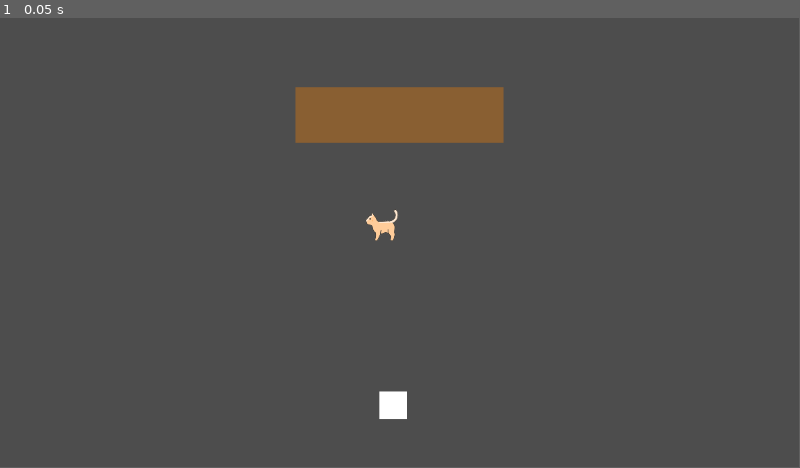
Above: before the commit, frame 1.
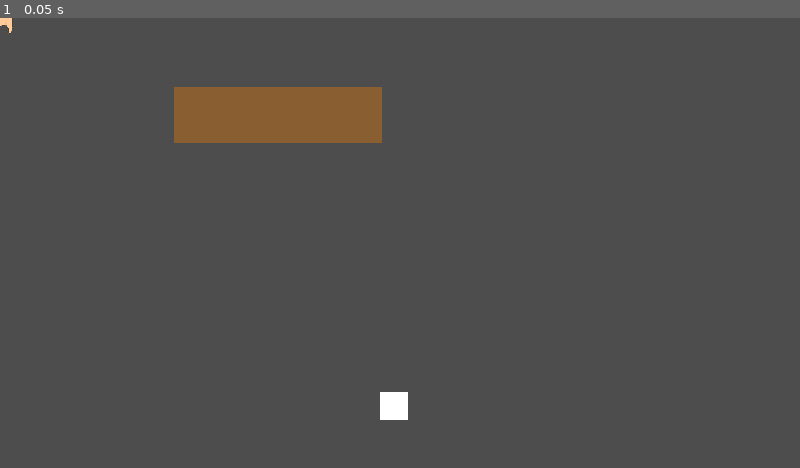
Above: after the commit, the same moment.

Repository: Mateusz-Birembaut/POA_SMA
Game: Godot game, scene res://assets/scene/main.tscn
Two runs of this game, one before a commit and one after it. Both use one fixed random seed, a clock stepped at 60 frames per second and the inputs below.
Inputs:
- Up to frame 1 (0.05 s): no input
In our replay, the window is 799x449 before the commit and 800x450 after it. These sizes can differ from the game's own. Grey fills any space a smaller window leaves; there, only what the larger window draws over its background counts as a difference.

The runs differ from the first frame. In frame 1, 4.0% of the frame differs, in the area x 0-63%, y 0-90%.

Commit message:
test heritage scene agent

Diff:
--- a/assets/code/agent.gd
+++ b/assets/code/agent.gd
@@ -1,8 +1,11 @@
-class_name Agent extends Area2D
+class_name Agent extends Sprite2D
 
 enum States {WORK, CHASE, COMEBACK, LEAVE, COLLECT}
 
 @onready var env = get_parent()
+@onready var agent : CharacterBody2D = $Agent
+@onready var shape : CollisionShape2D = $Shape
+
 var initial_position : Vector2i
 var state : States
 var speed : float
--- a/assets/code/environment.gd
+++ b/assets/code/environment.gd
@@ -6,7 +6,7 @@
 
 @onready var desk = %Desk
 
-var student_scene := preload("res://assets/scene/student.tscn")
+var student_scene := preload("res://assets/scene/student2.tscn")
 @onready var prof := %Prof
 
 var agents : Array[Agent]
@@ -14,7 +14,7 @@
 func _ready() -> void:
 	desk.position = Vector2i(get_window().size.x/2-150, 100)
 	prof.position = Vector2i(get_window().size.x/2 - 25, get_window().size.y/2 - 25)
-	agents.append(prof)
+	#agents.append(prof)
 	for i in number_student:
 		var new_student := student_scene.instantiate()
 		new_student.position = Vector2i(100, 0)
--- a/assets/code/student.gd
+++ b/assets/code/student.gd
@@ -9,4 +9,28 @@
 
 
 func _process(delta: float) -> void:
+	# if CHASE => se déplacer vers l'eleve plus proche bonbons
+		# direction = studentPosition - position . normalize
+		# position = position + direction * speed
+	# if COMEBACK => se déplacer vers la table
+		# direction = tablePosition - position . normalize
+		# position = position + direction * speed
+	# if WORK => ne rien faire
+
 	pass
+
+
+
+func see() -> void:
+	# get la position de l'eleve le plus proche  des bonbon qui soit parti
+
+	# si position => déplacer vers l'eleve	= CHASE
+	#if studentPosition != null :
+		# state = CHASE
+	#else:
+
+	# sinon =>
+		# si deja à la table STATE = WORK
+		# sinon revenir vers la table  STATE = COMEBACK
+
+	pass
--- /dev/null
+++ b/assets/scene/agent.tscn
@@ -0,0 +1,9 @@
+[gd_scene load_steps=2 format=3 uid="uid://bifqeet5uhpgr"]
+
+[sub_resource type="RectangleShape2D" id="RectangleShape2D_d4u83"]
+size = Vector2(50, 50)
+
+[node name="Agent" type="CharacterBody2D"]
+
+[node name="Shape" type="CollisionShape2D" parent="."]
+shape = SubResource("RectangleShape2D_d4u83")
--- a/assets/scene/main.tscn
+++ b/assets/scene/main.tscn
@@ -1,7 +1,8 @@
-[gd_scene load_steps=5 format=3 uid="uid://dxe42ghjxf0af"]
+[gd_scene load_steps=6 format=3 uid="uid://dxe42ghjxf0af"]
 
 [ext_resource type="Script" path="res://assets/code/environment.gd" id="1_3dsaf"]
 [ext_resource type="PackedScene" uid="uid://dvaogwyrpvbdq" path="res://assets/scene/prof.tscn" id="2_iwpi7"]
+[ext_resource type="PackedScene" uid="uid://bvdq528k2lhgv" path="res://assets/scene/prof2.tscn" id="3_7q80x"]
 
 [sub_resource type="RectangleShape2D" id="RectangleShape2D_wjmat"]
 size = Vector2(300, 80)
@@ -26,6 +27,10 @@
 
 [node name="Prof" parent="." instance=ExtResource("2_iwpi7")]
 unique_name_in_owner = true
+visible = false
+script = null
+
+[node name="Prof2" parent="." instance=ExtResource("3_7q80x")]
 
 [node name="Candies" type="Area2D" parent="."]
 unique_name_in_owner = true
--- /dev/null
+++ b/assets/scene/prof2.tscn
@@ -0,0 +1,12 @@
+[gd_scene load_steps=4 format=3 uid="uid://bvdq528k2lhgv"]
+
+[ext_resource type="Texture2D" uid="uid://dyt7jlom3h7rq" path="res://assets/img/cat.png" id="1_2nro4"]
+[ext_resource type="Script" path="res://assets/code/prof.gd" id="1_f33ne"]
+[ext_resource type="PackedScene" uid="uid://bifqeet5uhpgr" path="res://assets/scene/agent.tscn" id="2_opiyp"]
+
+[node name="Prof2" type="Sprite2D"]
+scale = Vector2(0.25, 0.25)
+texture = ExtResource("1_2nro4")
+script = ExtResource("1_f33ne")
+
+[node name="Agent" parent="." instance=ExtResource("2_opiyp")]
--- /dev/null
+++ b/assets/scene/student2.tscn
@@ -0,0 +1,12 @@
+[gd_scene load_steps=4 format=3 uid="uid://cfsy8xhkusm5p"]
+
+[ext_resource type="Script" path="res://assets/code/student.gd" id="1_gnpnf"]
+[ext_resource type="Texture2D" uid="uid://cbk3pxpyjpgbo" path="res://assets/img/mouse.png" id="1_lnln5"]
+[ext_resource type="PackedScene" uid="uid://bifqeet5uhpgr" path="res://assets/scene/agent.tscn" id="2_belva"]
+
+[node name="Student2" type="Sprite2D"]
+scale = Vector2(0.25, 0.25)
+texture = ExtResource("1_lnln5")
+script = ExtResource("1_gnpnf")
+
+[node name="Agent" parent="." instance=ExtResource("2_belva")]
--- a/project.godot
+++ b/project.godot
@@ -15,6 +15,10 @@
 config/features=PackedStringArray("4.3", "GL Compatibility")
 config/icon="res://icon.svg"
 
+[display]
+
+window/stretch/mode="canvas_items"
+
 [rendering]
 
 renderer/rendering_method="gl_compatibility"
